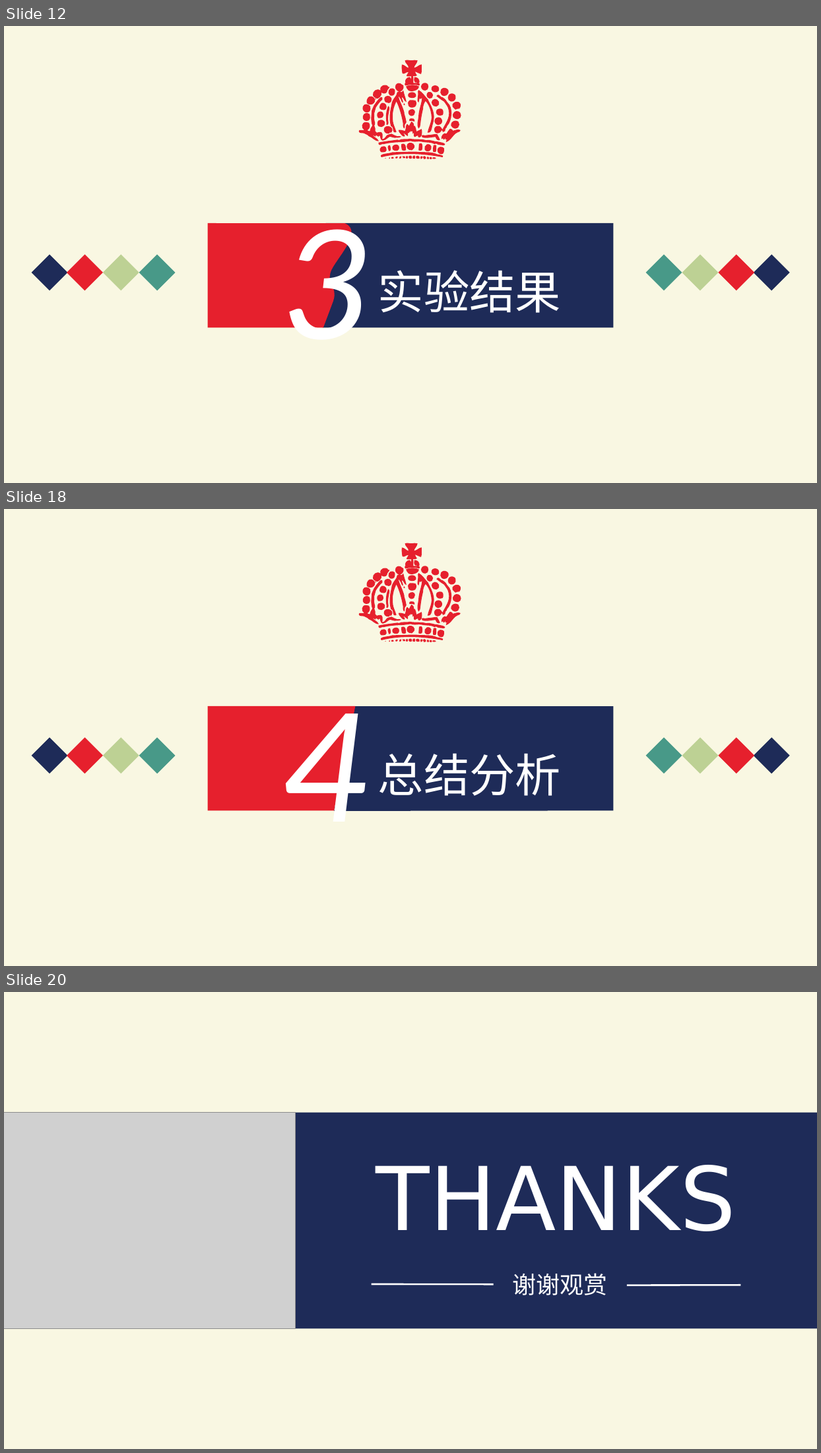
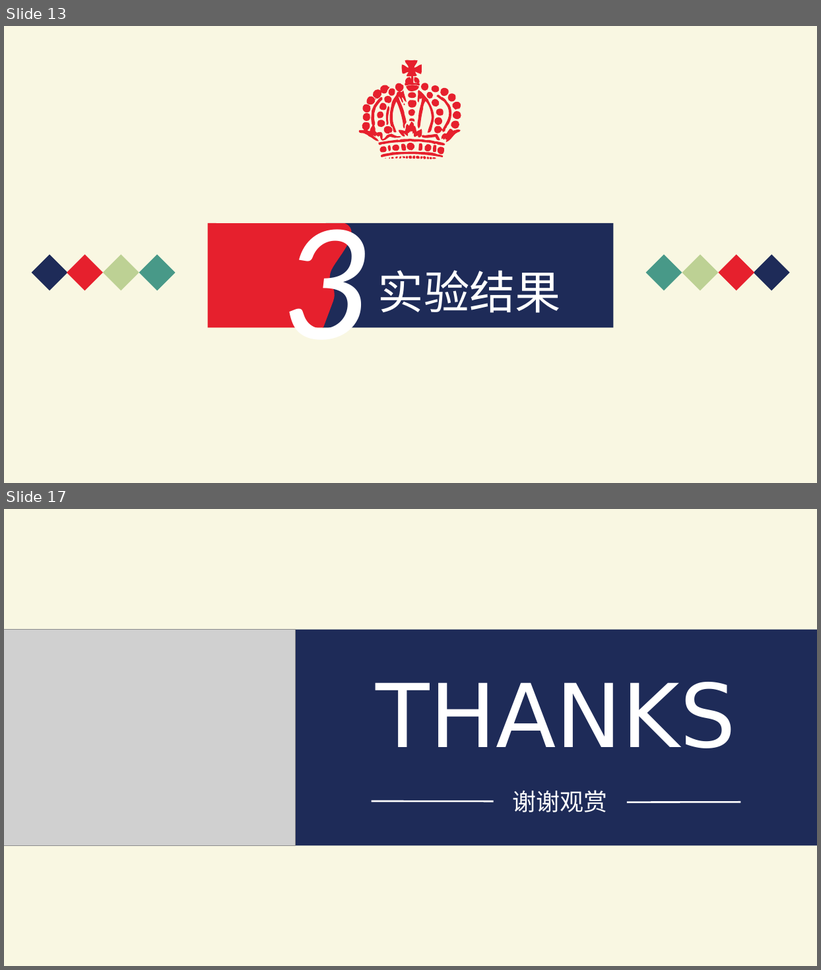
Before and after one commit to IntroductionOfCoding2015/encryption, a slide deck: PPT.pptx. Shown one above the other, each under a label of ours: slides 12, 18 and 20 before the commit, slides 13 and 17 after it; the slides between them are not shown. The pictures are 821x1453 and 821x970 pixels, drawn with LibreOffice and Linux fonts; fonts in the diff are those of the drawing; grey boxes stand for pictures. Boxes give left, top, right and bottom in pixels: in the first picture for what was removed or moved away, otherwise in the second. Text is boxed around its words. In the diff, an @@ line names an element or a change of style, - is before the commit and + after.

```diff
--- a/PPT.pptx
+++ b/PPT.pptx
@@ slide 18 removed at (x1=4, y1=509, x2=817, y2=966), background #F9F7E2 @@
@@ group removed at (x1=358, y1=543, x2=463, y2=644): 93 freeform shapes @@
@@ freeform shape removed at (x1=208, y1=706, x2=355, y2=811) @@
@@ text removed at (x1=281, y1=706, x2=366, y2=811) @@
-4
@@ freeform shape removed at (x1=334, y1=706, x2=613, y2=811) @@
@@ diamond removed at (x1=32, y1=738, x2=67, y2=774) @@
@@ diamond removed at (x1=67, y1=738, x2=103, y2=774) @@
@@ diamond removed at (x1=103, y1=738, x2=139, y2=774) @@
@@ diamond removed at (x1=139, y1=738, x2=176, y2=774) @@
@@ diamond removed at (x1=646, y1=738, x2=682, y2=774) @@
@@ diamond removed at (x1=682, y1=738, x2=718, y2=774) @@
@@ diamond removed at (x1=718, y1=738, x2=754, y2=774) @@
@@ diamond removed at (x1=754, y1=738, x2=789, y2=774) @@
@@ text removed at (x1=378, y1=753, x2=561, y2=796) @@
-总结分析
@@ what was slide 12 is now slide 13 @@
@@ what was slide 20 is now slide 17 @@
```
Also in this commit, not shown: 9 slides changed, 2 slides added, 4 other slides removed, 1 other file.
